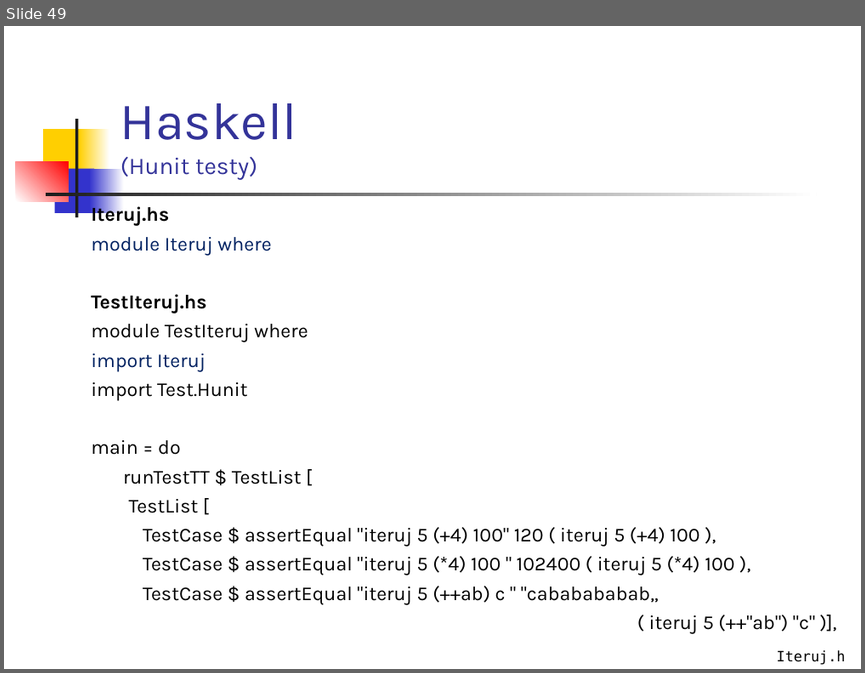
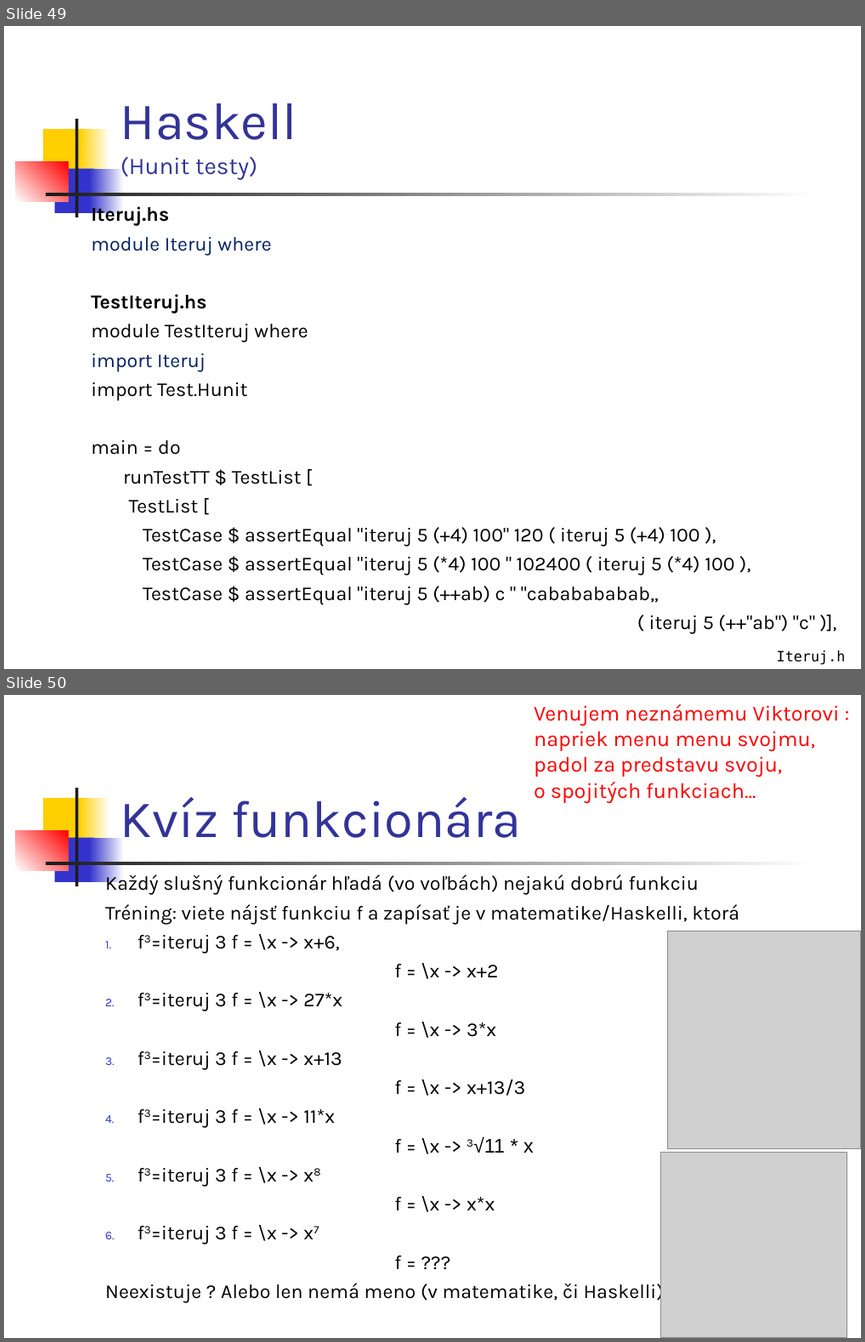
Before and after one commit to Funkcionalne/Prednasky, a slide deck: 01/01_fpro.ppt. Shown one above the other, each under a label of ours: slide 49 before the commit, slides 49 and 50 after it. The pictures are 865x673 and 865x1342 pixels, drawn with LibreOffice and Linux fonts; fonts in the diff are those of the drawing; grey boxes stand for pictures. Boxes give left, top, right and bottom in pixels: in the first picture for what was removed or moved away, otherwise in the second. Text is boxed around its words. In the diff, an @@ line names an element or a change of style, - is before the commit and + after.

```diff
--- a/01/01_fpro.ppt
+++ b/01/01_fpro.ppt
@@ slide 50 added at [4,695,861,1338], background #FFFFFF; not listed: 7 template elements that a slide beside it also shows @@
@@ text added at [534,704,840,803], 18 pt, text #FF0000 @@
+Venujem neznámemu Viktorovi :
+napriek menu menu svojmu,
+padol za predstavu svoju,
+o spojitých funkciach...
@@ title added at [120,797,521,838], 44 pt, text #333399 @@
+Kvíz funkcionára
@@ text added at [105,873,739,1302], 16.6 pt, text #000000 @@
+Každý slušný funkcionár hľadá (vo voľbách) nejakú dobrú funkciu
+Tréning: viete nájsť funkciu f a zapísať je v matematike/Haskelli, ktorá
+1. f3=iteruj 3 f = \x -> x+6,
+f = \x -> x+2
+1. f3=iteruj 3 f = \x -> 27*x
+f = \x -> 3*x
+1. f3=iteruj 3 f = \x -> x+13
+f = \x -> x+13/3
+1. f3=iteruj 3 f = \x -> 11*x
+f = \x -> 3√11 * x
+1. f3=iteruj 3 f = \x -> x8
+f = \x -> x*x
+1. f3=iteruj 3 f = \x -> x7
+f = ???
+Neexistuje ? Alebo len nemá meno (v matematike, či Haskelli) ?
@@ picture added at [667,930,861,1148] @@
@@ picture added at [661,1151,847,1338] @@
```
Also in this commit, not shown: 14 slides changed, 2 other files.
